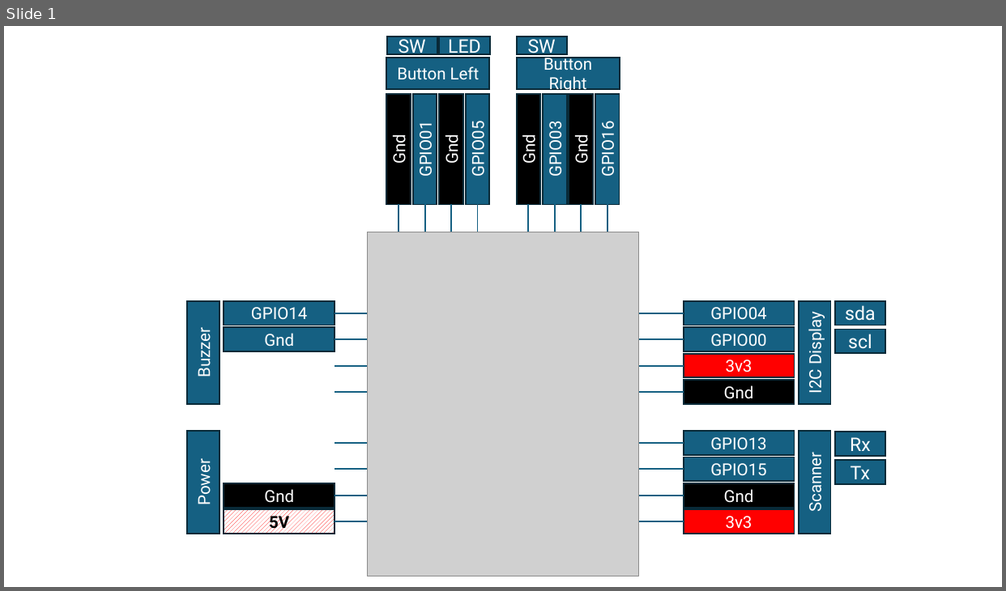
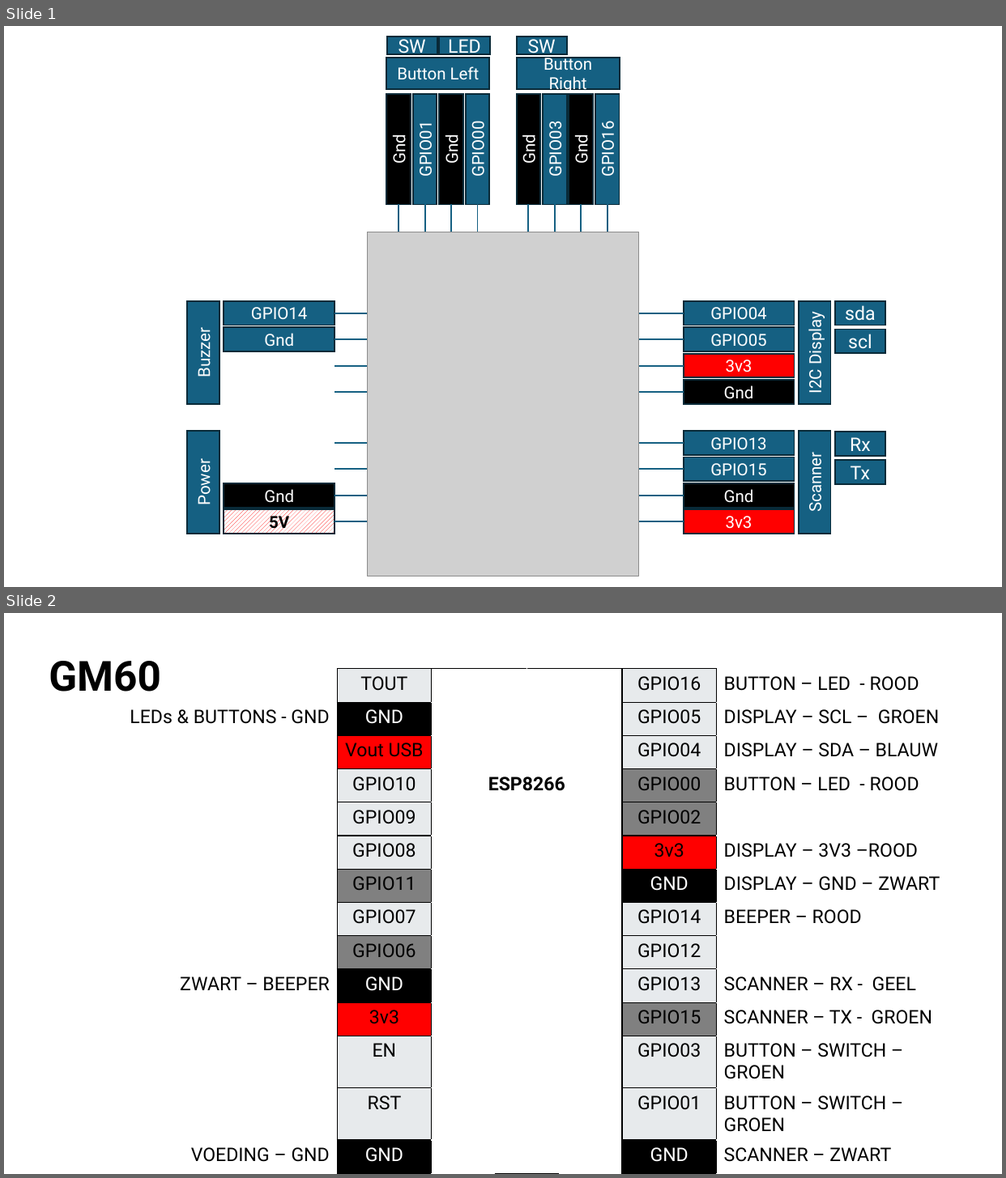
Before and after one commit to fvhemert/ESPHOME-BarcodeScanner, a slide deck: hardware/ESP board.pptx. Shown one above the other, each under a label of ours: slide 1 before the commit, slides 1 and 2 after it. The pictures are 1006x591 and 1006x1178 pixels, drawn with LibreOffice and Linux fonts; fonts in the diff are those of the drawing; grey boxes stand for pictures. Boxes give left, top, right and bottom in pixels: in the first picture for what was removed or moved away, otherwise in the second. Text is boxed around its words. In the diff, an @@ line names an element or a change of style, - is before the commit and + after.

```diff
--- a/hardware/ESP board.pptx
+++ b/hardware/ESP board.pptx
@@ slide 2 added at [4, 613, 1002, 1174], background #FFFFFF @@
@@ text added at [49, 661, 161, 692], 40 pt, text #000000, bold @@
+GM60
@@ table added at [87, 669, 967, 1170], 15 rows, 8 columns @@
+ | TOUT |  |  |  |  | GPIO16 | BUTTON – LED - ROOD
+LEDs & BUTTONS - GND | GND |  |  |  |  | GPIO05 | DISPLAY – SCL – GROEN
+ | Vout USB |  |  |  |  | GPIO04 | DISPLAY – SDA – BLAUW
+ | GPIO10 | ESP8266 |  |  |  | GPIO00 | BUTTON – LED - ROOD
+ | GPIO09 |  |  |  |  | GPIO02 | 
+ | GPIO08 |  |  |  |  | 3v3 | DISPLAY – 3V3 –ROOD
+ | GPIO11 |  |  |  |  | GND | DISPLAY – GND – ZWART
+ | GPIO07 |  |  |  |  | GPIO14 | BEEPER – ROOD
+ | GPIO06 |  |  |  |  | GPIO12 | 
+ZWART – BEEPER | GND |  |  |  |  | GPIO13 | SCANNER – RX - GEEL
+ | 3v3 |  |  |  |  | GPIO15 | SCANNER – TX - GROEN
+ | EN |  |  |  |  | GPIO03 | BUTTON – SWITCH – GROEN
+ | RST |  |  |  |  | GPIO01 | BUTTON – SWITCH – GROEN
+VOEDING – GND | GND |  |  |  |  | GND | SCANNER – ZWART
+VOEDING – 5v | Vin |  | USB |  |  | 3v3 | SCANNER – ROOD
@@ slide 1 changed as well @@
@@ text in rectangle at [467, 126, 488, 176]: text changed @@
-GPIO05
+GPIO00
@@ text in rectangle at [710, 334, 767, 347]: text changed @@
-GPIO00
+GPIO05
```
Also in this commit, not shown: 2 other slides added, 44 other files.
